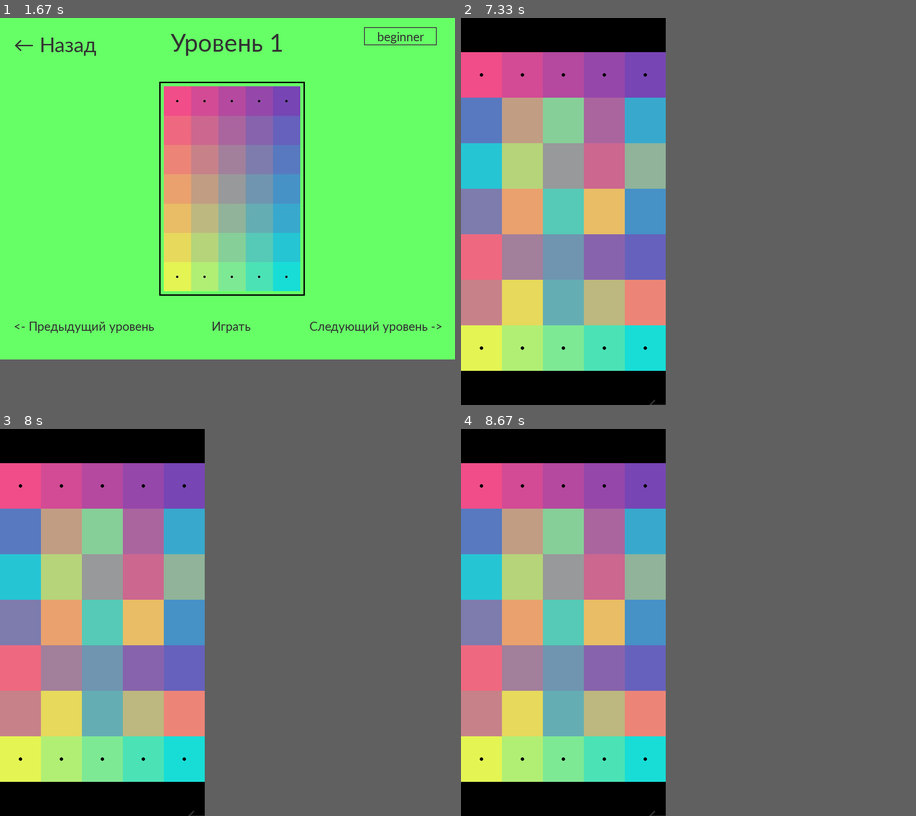
Above: before the commit, frames 1-4 (two rows, left to right).
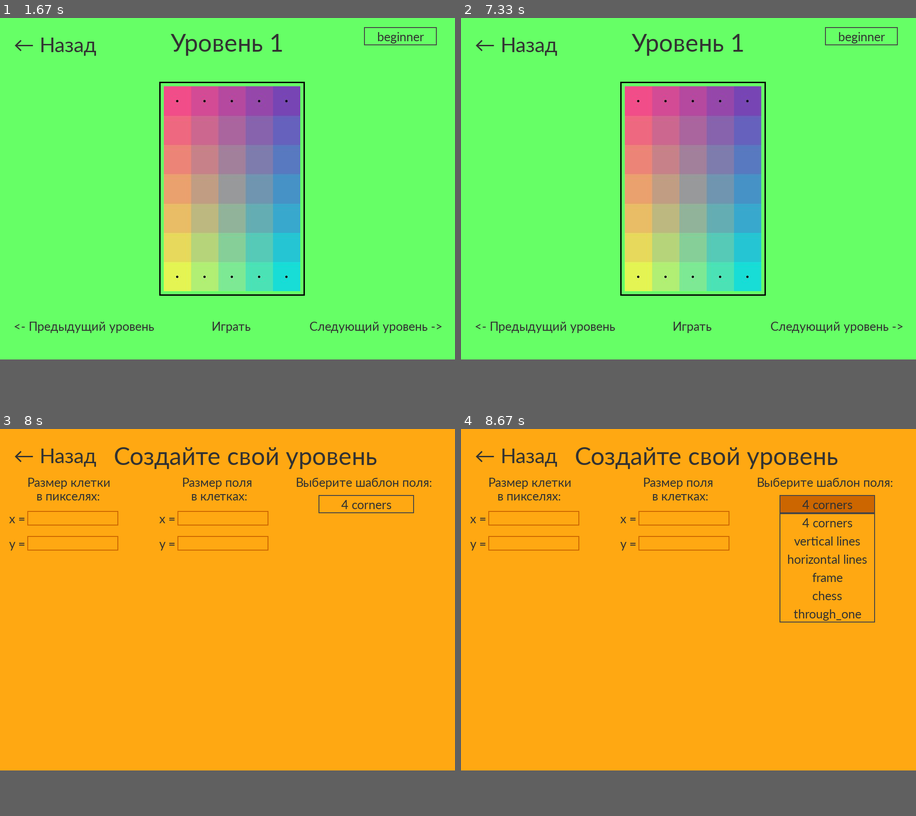
Above: after the commit, the same moments.

Repository: Angelina-ainel/PyGame-Project
Game: pygame game, started from menu.py
Same seed, same stepped clock (60 frames per second), same inputs: the game is played once before the commit and once after it.
Inputs (mouse positions are in pixels of both pictures, inside the frame that each line leads up to):
- Up to frame 1 (1.67 s): press the mouse at (222, 215) at 0.37 s; move the mouse to (213, 153) at 0.47 s; release the mouse at (209, 95) at 0.6 s; press the mouse at (54, 41) at 0.7 s; move the mouse to (63, 165) at 0.8 s; release the mouse at (68, 288) at 0.93 s; click "Выбрать режим игры" at 1.05 s; click "Выбрать уровень" at 1.38 s
- Up to frame 2 (7.33 s): click "Играть" at 1.72 s; press the mouse at (643, 118) at 2.03 s; move the mouse to (643, 91) at 2.13 s; release the mouse at (638, 64) at 2.27 s; press the mouse at (606, 211) at 2.37 s; move the mouse to (592, 257) at 2.47 s; release the mouse at (579, 308) at 2.6 s; press the mouse at (479, 257) at 3.2 s; move the mouse to (524, 196) at 3.3 s; release the mouse at (565, 137) at 3.43 s; press the mouse at (479, 118) at 3.53 s; move the mouse to (520, 188) at 3.63 s; release the mouse at (561, 257) at 3.77 s; press the mouse at (643, 211) at 3.87 s; move the mouse to (602, 188) at 3.97 s; release the mouse at (556, 161) at 4.1 s; press the mouse at (643, 211) at 4.7 s; move the mouse to (624, 157) at 4.8 s; release the mouse at (602, 103) at 4.93 s; press the mouse at (524, 211) at 5.03 s; move the mouse to (561, 196) at 5.13 s; release the mouse at (597, 176) at 5.27 s; press the mouse at (561, 304) at 5.37 s; move the mouse to (542, 285) at 5.47 s; release the mouse at (520, 269) at 5.6 s; press the mouse at (561, 257) at 5.7 s; move the mouse to (574, 188) at 5.8 s; release the mouse at (588, 122) at 5.93 s; press the mouse at (561, 165) at 6.03 s; move the mouse to (588, 238) at 6.13 s; release the mouse at (615, 312) at 6.27 s; press the mouse at (479, 304) at 6.37 s; move the mouse to (506, 304) at 6.47 s; release the mouse at (533, 308) at 6.6 s; press the mouse at (606, 257) at 6.7 s; move the mouse to (606, 277) at 6.8 s; release the mouse at (606, 296) at 6.93 s; press the mouse at (643, 33) at 7.03 s; move the mouse to (606, 52) at 7.13 s; release the mouse at (570, 76) at 7.27 s
- Up to frame 3 (8 s): press the mouse at (54, 452) at 7.37 s; move the mouse to (77, 521) at 7.47 s; release the mouse at (100, 587) at 7.6 s; press the mouse at (227, 556) at 7.7 s; move the mouse to (309, 641) at 7.8 s; release the mouse at (391, 723) at 7.93 s
- Up to frame 4 (8.67 s): press the mouse at (533, 518) at 8.03 s; move the mouse to (656, 556) at 8.13 s; release the mouse at (779, 595) at 8.27 s; click (788, 506) at 8.38 s
In our replay, in frame 2 the window is 450x850 before the commit and 1000x750 after it. These sizes can differ from the game's own. Grey fills any space a smaller window leaves; there, only what the larger window draws over its background counts as a difference.

Frame 1 is identical in both runs. In frame 2, 53% of the frame differs, in the area x 0-98%, y 0-100%; in frame 3, 42%; in frame 4, 44%.

Commit message:
almost perfect

Diff:
--- a/menu.py
+++ b/menu.py
@@ -205,7 +205,7 @@
 
 def game():
     global screen
-    back = Button(40, 40, (0, 0, 0), (255, 231, 189))
+    back = Button(50, 50, (0, 0, 0), (255, 231, 189))
     query = '''SELECT levels.left_top, levels.right_top, levels.left_bottom, levels.right_bottom, levels.size,
 levels.cell_size, templates.type, difficulties.difficulty
 FROM levels INNER JOIN templates ON templates.id = levels.template
@@ -228,39 +228,39 @@
     scheme.set_view(0, 75, cell_size)
     scheme.render()
     screen2 = pg.Surface(screen_size)
-    scheme_helping = Field(*field_size, left_top, right_top, left_bottom, right_bottom,'no_fixed')
-    scheme.set_view(0, 75, cell_size)
+    scheme_helping = Field(*field_size, left_top, right_top, left_bottom, right_bottom, 'no_fixed')
+    scheme_helping.set_view(0, 75, cell_size)
     scheme_helping.render()
     scheme_helping.sprite_group1.draw(screen2)
     scheme.mix_elements()
     fps = 30
     clock = pg.time.Clock()
-    create_particles((width // 2, height // 6), all_sprites)
+    create_particles((w // 2, h // 6), all_sprites)
     running = True
     while running:
         for event in pg.event.get():
             if event.type == pg.QUIT:
-                running = False
-                terminate()
-                # screen = pg.display.set_mode(size)
-                # switch_scene(levels)
-                # running = False
+                screen = pg.display.set_mode(size)
+                switch_scene(levels)
+                levels()
             scheme.sprite_group1.update(event)
         screen.fill((0, 0, 0))
         scheme.sprite_group1.draw(screen)
-        back.draw(w - 50, h - 40, '← Назад', levels)
+        back.draw(w - 70, 10, '← Назад', levels)
         if [sprite.id for sprite in scheme.sprite_group2.sprites()] == \
                 list(range(1, field_size[0] * field_size[1] + 1)):  # width * height + 1
-            # тут должен быть салют и звёздочек, но его нет
+
             all_sprites.update()
             screen.blit(screen2, (0, 0))
+
             all_sprites.draw(screen)
             clock.tick(fps)
             if not all_sprites:
-                print('Вы прошли уровень!')
-                # screen = pg.display.set_mode(size)
-                # switch_scene(levels)
-                # тут должен появляться результат пользователя(count_moves) и поощрительные слова
+                screen = pg.display.set_mode(size) # это убрать здесь
+                switch_scene(levels) #
+                levels() #
+                # вот здесь должен появляться результат пользователя(count_moves) и поощрительные слова,
+                # а потом при нажатии на какую-нибудь кнопку назад возврашение на levels
         pg.display.flip()
     # print(count_moves)
 
@@ -402,8 +402,8 @@
 
 
 def levels():
-    global cur, next_count, previous_count, current_level, current_levels, c
-
+    global cur, next_count, previous_count, current_level, current_levels, c, screen
+    screen = pg.display.set_mode(size)
     back = Button(210, 65, (102, 255, 102), (50, 205, 50))
     left = Button(330, 50, (102, 255, 102), (50, 205, 50))
     right = Button(315, 50, (102, 255, 102), (50, 205, 50))
